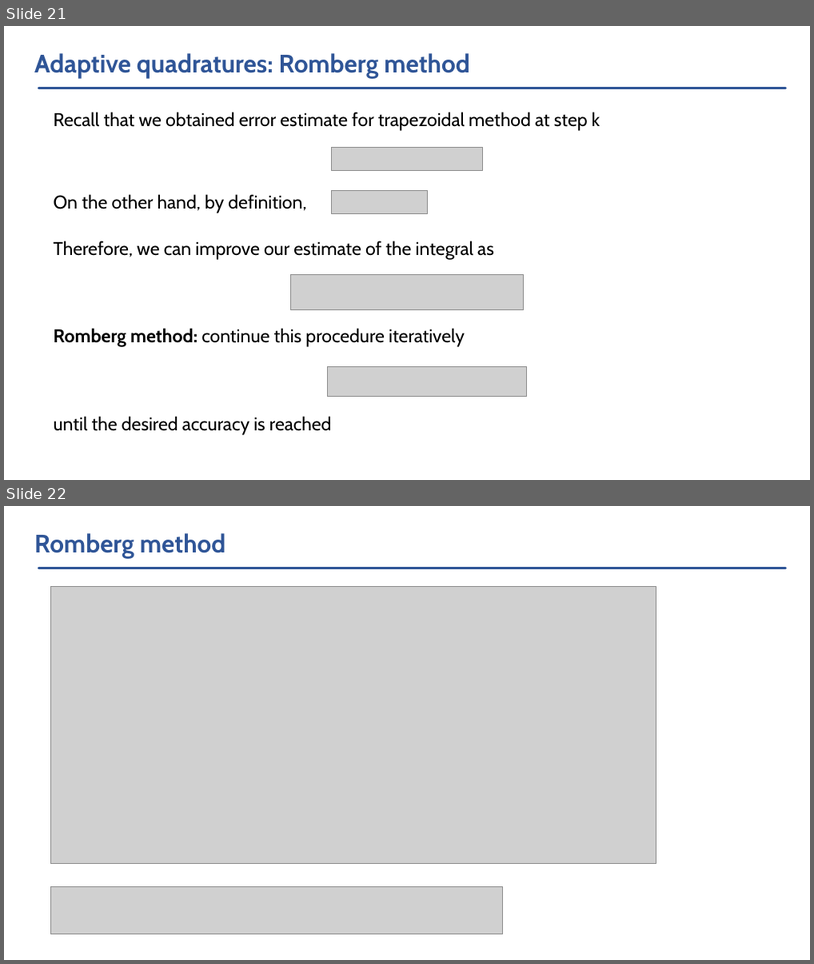
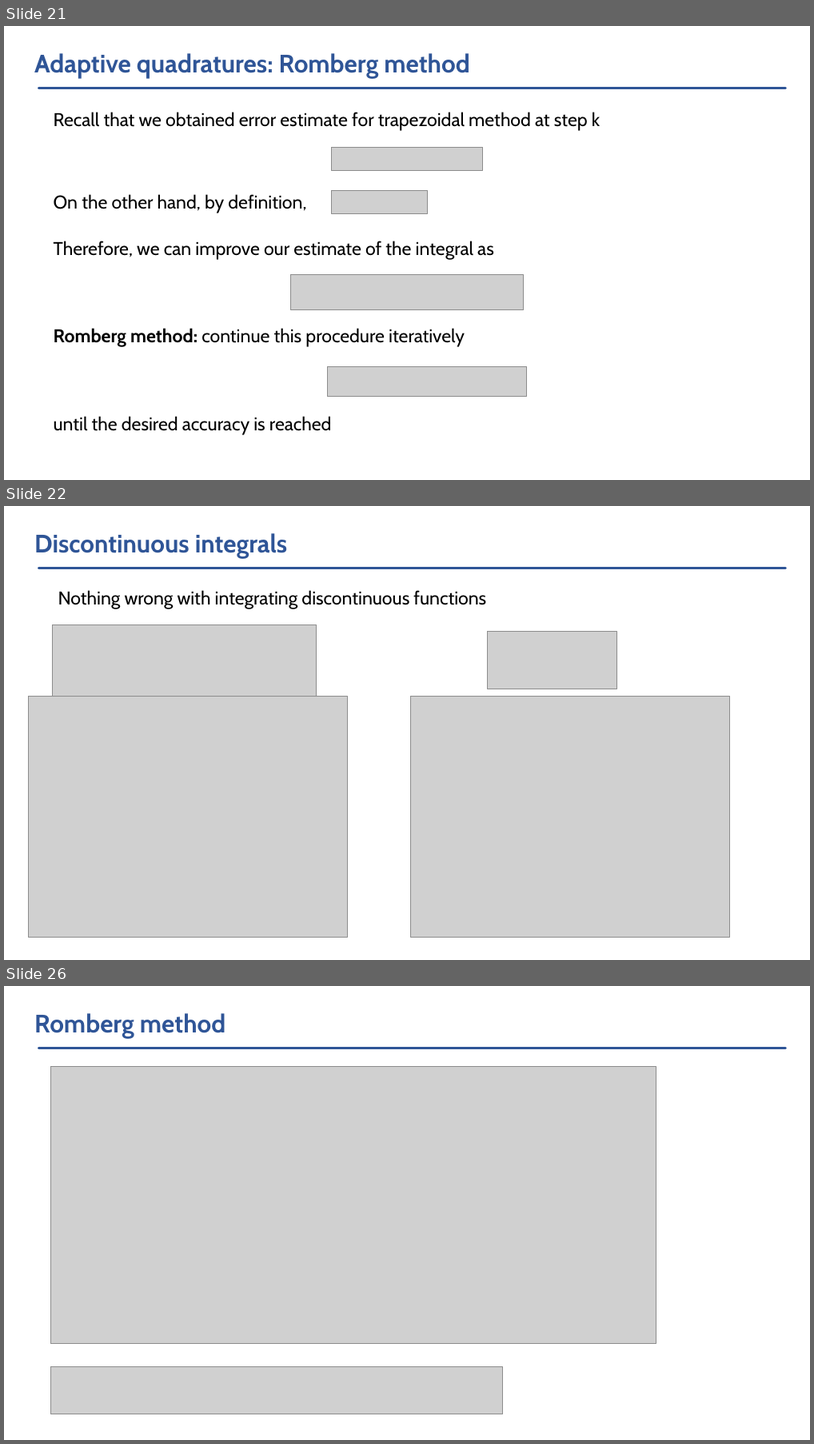
Before and after one commit to vlvovch/PHYS6350-ComputationalPhysics, a slide deck: slides/Lecture8-02-11-25-NumericalIntegration.pptx. Shown one above the other, each under a label of ours: slides 21 and 22 before the commit, slides 21, 22 and 26 after it; the slides between them are not shown. The pictures are 814x964 and 814x1444 pixels, drawn with LibreOffice and Linux fonts; fonts in the diff are those of the drawing; grey boxes stand for pictures. Boxes give left, top, right and bottom in pixels: in the first picture for what was removed or moved away, otherwise in the second. Text is boxed around its words. In the diff, an @@ line names an element or a change of style, - is before the commit and + after.

```diff
--- a/slides/Lecture8-02-11-25-NumericalIntegration.pptx
+++ b/slides/Lecture8-02-11-25-NumericalIntegration.pptx
@@ slide 22 added at (x1=4, y1=506, x2=810, y2=960), background #FFFFFF; not listed: 1 template element that a slide beside it also shows @@
@@ title added at (x1=34, y1=533, x2=287, y2=558), 30 pt, text #2F5597, bold @@
+Discontinuous integrals
@@ text added at (x1=58, y1=590, x2=486, y2=609), 22 pt, text #000000 @@
+Nothing wrong with integrating discontinuous functions
@@ picture added at (x1=52, y1=624, x2=317, y2=696) @@
@@ picture added at (x1=488, y1=632, x2=618, y2=688) @@
@@ picture added at (x1=29, y1=696, x2=348, y2=936) @@
@@ picture added at (x1=410, y1=696, x2=730, y2=936) @@
@@ what was slide 22 is now slide 26 @@
```
Also in this commit, not shown: 3 other slides added, 5 other files.
